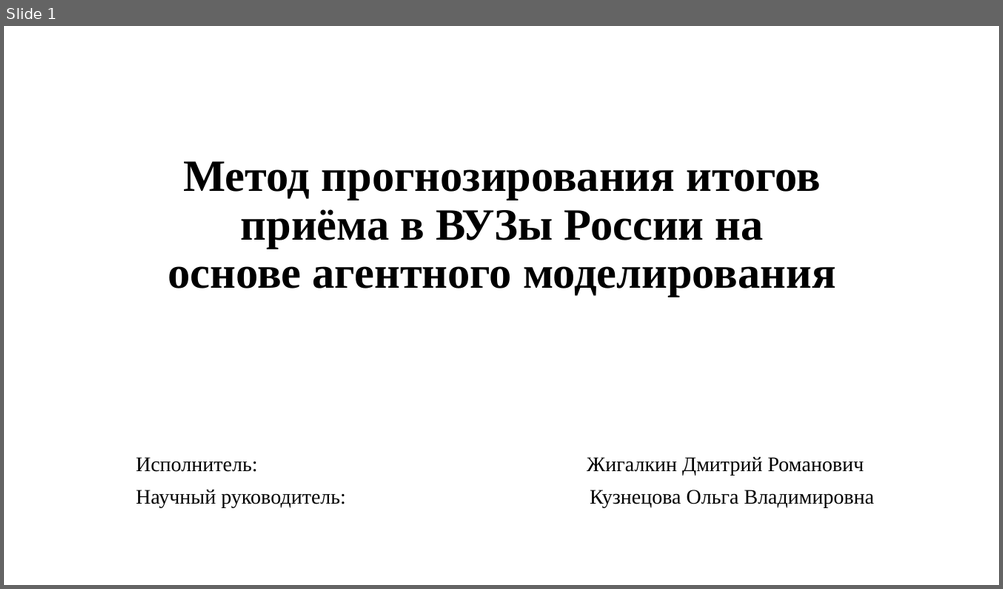
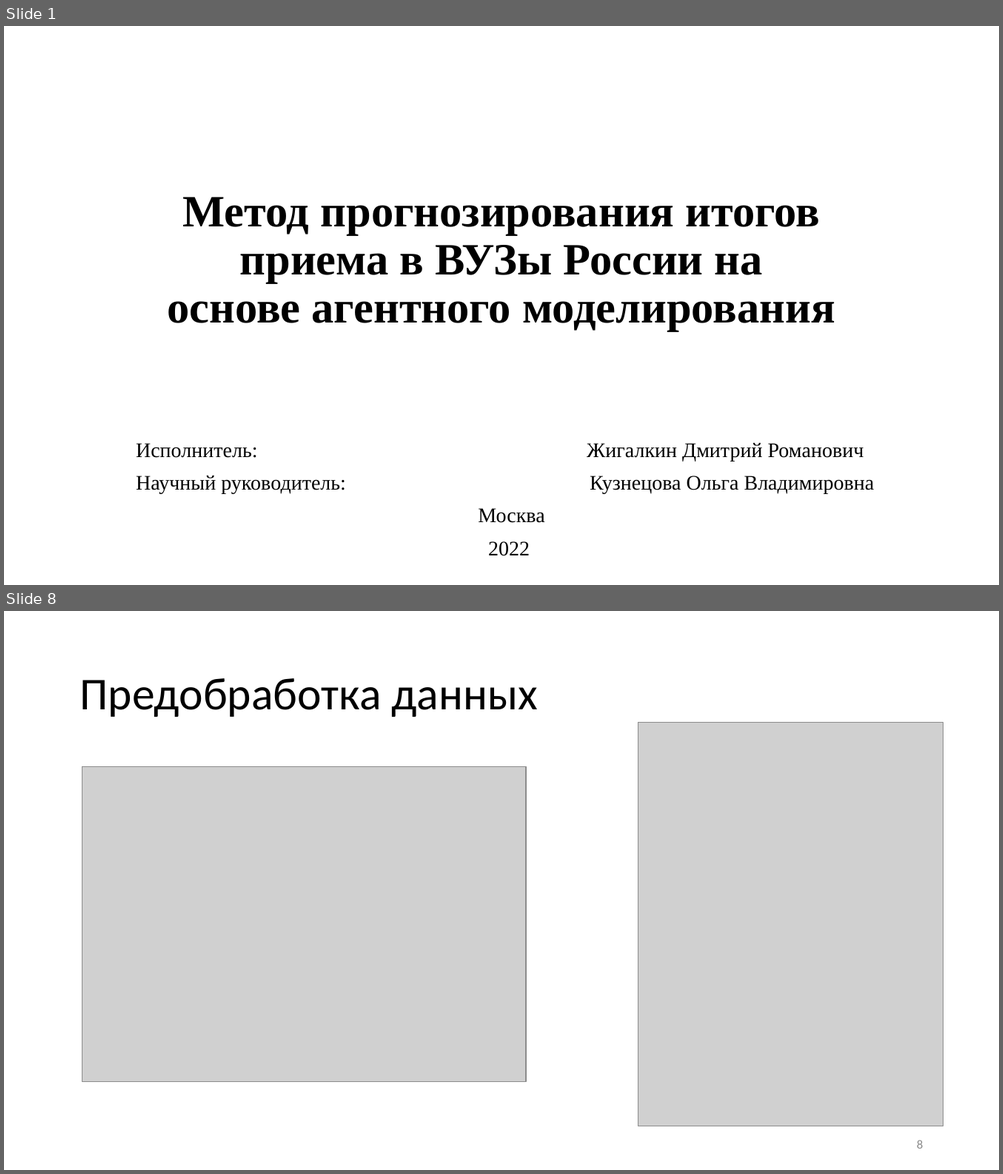
Before and after one commit to 1Bitcoin/scrape-universities-data, a slide deck: tex-diploma-template-main/Метод прогнозирования итогов приёма в вузы России на основе агентного моделирования.pptx. Shown one above the other, each under a label of ours: slide 1 before the commit, slides 1 and 8 after it; the slides between them are not shown. The pictures are 1003x589 and 1003x1174 pixels, drawn with LibreOffice and Linux fonts; fonts in the diff are those of the drawing; grey boxes stand for pictures. Boxes give left, top, right and bottom in pixels: in the first picture for what was removed or moved away, otherwise in the second. Text is boxed around its words. In the diff, an @@ line names an element or a change of style, - is before the commit and + after.

```diff
--- a/tex-diploma-template-main/Метод прогнозирования итогов приёма в вузы России на основе агентного моделирования.pptx
+++ b/tex-diploma-template-main/Метод прогнозирования итогов приёма в вузы России на основе агентного моделирования.pptx
@@ slide 8 added at (4, 611, 999, 1170), background #FFFFFF @@
@@ title added at (79, 678, 538, 717), 44 pt, text #000000 @@
+Предобработка данных
@@ picture added at (637, 722, 942, 1127) @@
@@ picture added at (82, 767, 526, 1082) @@
@@ page number added at (916, 1140, 922, 1149), 12 pt, text #8C8C8C @@
+8
@@ slide 1 changed as well @@
@@ title at (168, 197, 835, 332): text changed @@
-Метод прогнозирования итогов приёма в ВУЗы России на
-основе агентного моделирования
+Метод прогнозирования итогов приема в ВУЗы России на
+основе агентного моделирования
@@ subtitle "Исполнитель: Жигалкин Дмитрий Романович": place and size @@
-subtitle "Исполнитель: Жигалкин Дмитрий Романович" at (136, 457, 874, 508)
+subtitle "Исполнитель: Жигалкин Дмитрий Романович" at (136, 443, 874, 557)
@@ subtitle at (478, 508, 544, 557): paragraphs added @@
+Москва
+2022
```
Also in this commit, not shown: 2 other slides changed, 11 other slides added, 44 other files.
